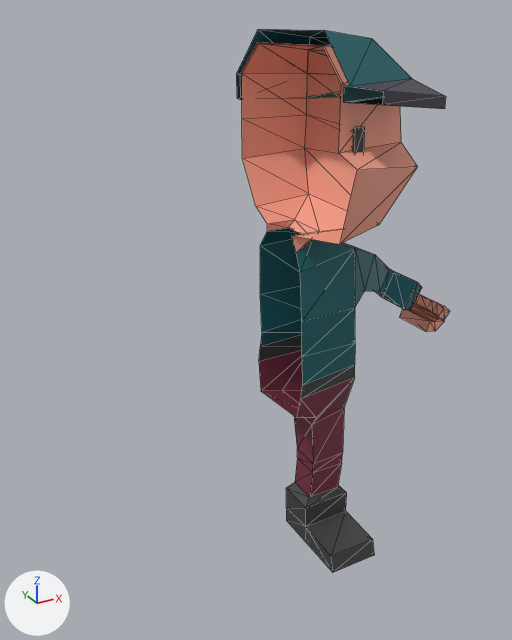
The glTF model characters/person/person.glb: old version first, new version second.
Both versions are drawn from a 50 mm camera at (-1.139, -1.916, 1.916) aimed at (-0.099, -0.023, 0.97). Lighting does not change. The marker at lower left points along +X, +Y and +Z. Mesh edges are drawn as thin lines. Vertices at the same position are counted once.

In view in the first picture: 'Character'.
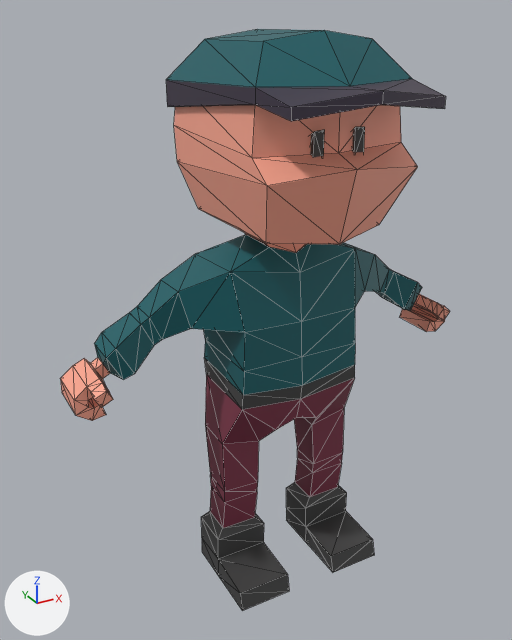
Location of each change, [x1, y1, x2, y2] in pixels of the pictures (512 x 640 px):
```json
{"object": "Character", "change": "reshaped", "before": [236, 29, 450, 572], "after": [60, 29, 450, 611], "on screen": "82% wider, 7% taller"}
{"part": 1, "of": "me_cube", "change": "added", "after": [310, 130, 325, 158]}
{"part": 2, "of": "me_cube", "change": "added", "after": [60, 29, 383, 611]}
```

Scene script edits in JSON lines:
```json
{"block": "me_cube", "where": "# used by ob_character; location = (0.0, 0.0, 0.0)"}
{"op": "remove", "block": "me_cube", "code": "me_cube.from_pydata(...)  # 180 vertices, 312 faces; spans x 0.0..0.73, y -0.48..0.29, z 0.0..1.86"}
{"op": "add", "block": "me_cube", "code": "me_cube.from_pydata(...)  # 320 vertices, 624 faces; spans x -0.73..0.73, y -0.48..0.29, z 0.0..1.86"}
{"block": "me_cube", "change": "me_cube part 1: the loose piece of 8 vertices spanning x 0.05..0.08, y -0.31..-0.27, z 1.53..1.62 is copied, and the copy is mirrored in x about the mesh origin; it spans x -0.08..-0.05, y -0.31..-0.27, z 1.53..1.62"}
{"block": "me_cube", "change": "me_cube part 2"}
{"block": "me_cube", "change": "101 vertices are added at x -0.73..-0.08, y -0.45..0.26, z 0.0..1.84"}
{"block": "me_cube", "change": "10 new vertices lie (0.0, 0.11, 0.0) away from vertices in x -0.49..-0.12, y -0.07..-0.01, z 0.19..1.05"}
{"block": "me_cube", "change": "8 new vertices lie (0.0, 0.16, 0.0) away from vertices in x -0.73..-0.08, y -0.08..-0.05, z 0.77..1.26"}
{"block": "me_cube", "change": "8 new vertices lie (0.0, 0.14, 0.0) away from vertices in x -0.37..-0.09, y -0.07..-0.03, z 0.0..1.12"}
{"block": "me_cube", "change": "5 new vertices lie (0.02, 0.0, -0.04) away from vertices in x -0.65..-0.62, y 0.01..0.1, z 0.91..0.92"}
{"block": "me_cube", "change": "300 new faces join them"}
```
